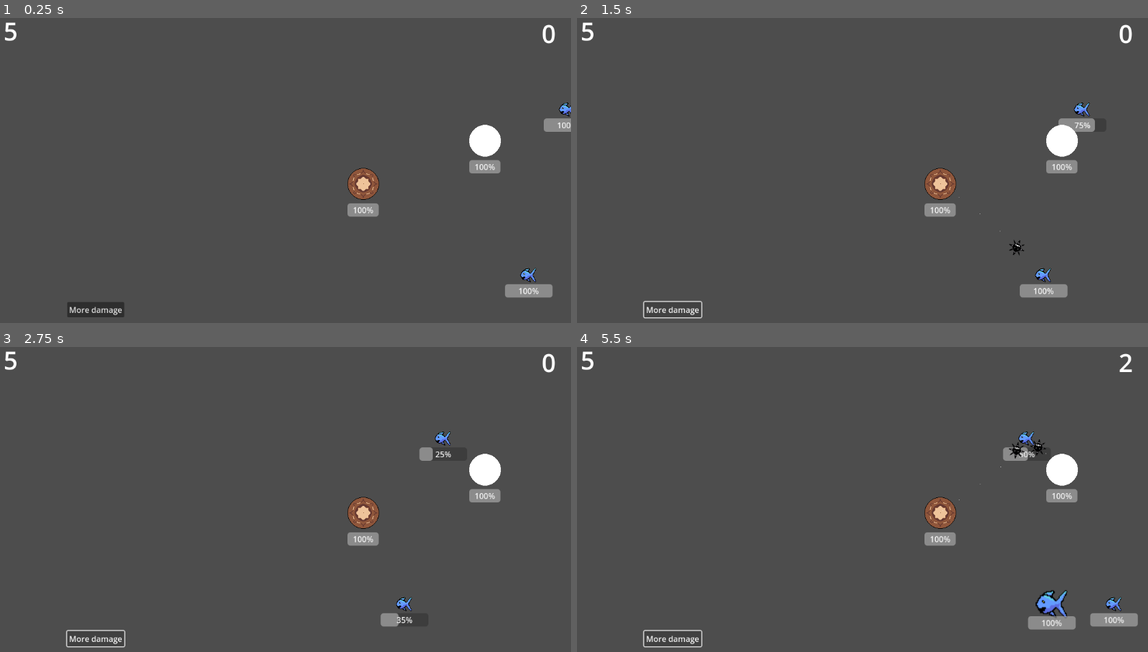
Above: before the commit, frames 1-4 (two rows, left to right).
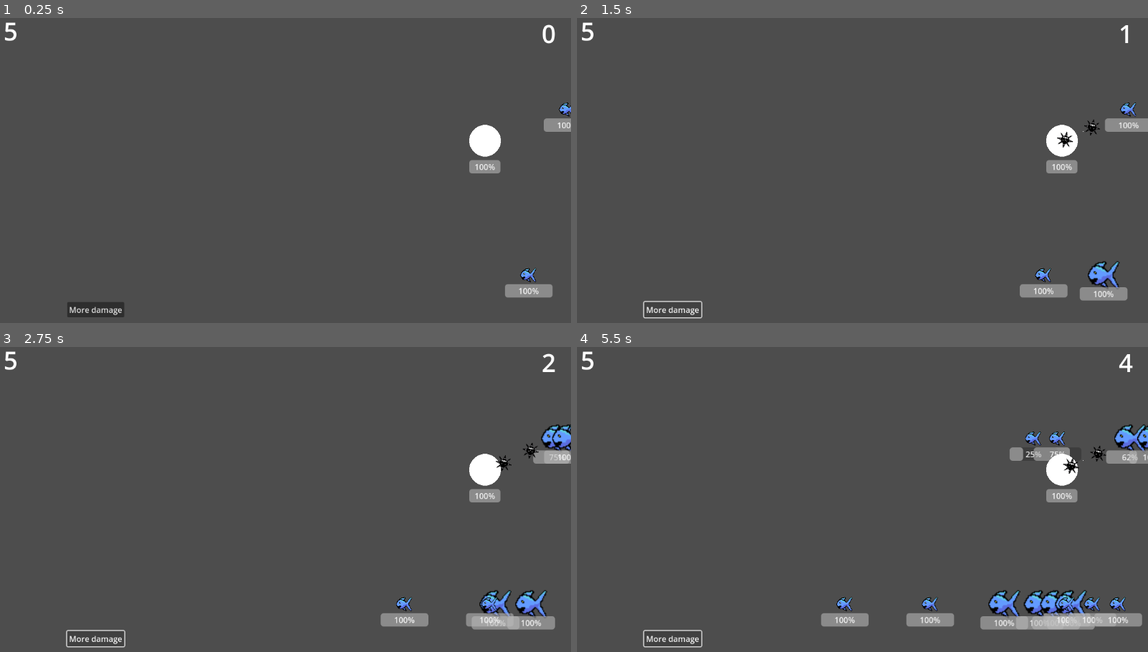
Above: after the commit, the same moments.

Repository: macmist/godot-game
Game: Godot game, scene res://Assets/Scenes/main.tscn
The game is run twice, just before and just after one commit, with the same random seed, the same clock (stepped at 60 frames per second) and the same inputs.
Inputs:
- Up to frame 1 (0.25 s): no input
- Up to frame 2 (1.5 s): click "More damage" at 0.5 s; click "More damage" at 1.25 s
- Up to frame 3 (2.75 s): click "More damage" at 2 s
- Up to frame 4 (5.5 s): no input

The runs differ from the first frame. In frame 1, 0.7% of the frame differs, in the area x 60-67%, y 49-66%; in frame 2, 2.3%; in frame 3, 3.3%; in frame 4, 5.3%, in the area x 42-100%, y 2-93%.

Commit message:
chore: make projectile disappear if target is dead

Diff:
--- a/Assets/Scenes/fast_tower.tscn
+++ b/Assets/Scenes/fast_tower.tscn
@@ -31,7 +31,7 @@
 
 [node name="Timer" type="Timer" parent="."]
 unique_name_in_owner = true
-wait_time = 0.76
+wait_time = 0.147
 
 [node name="HealthBar" type="ProgressBar" parent="."]
 unique_name_in_owner = true
--- a/Assets/Scenes/main.tscn
+++ b/Assets/Scenes/main.tscn
@@ -1,8 +1,7 @@
-[gd_scene load_steps=9 format=3 uid="uid://bcrumdffnv42y"]
+[gd_scene load_steps=8 format=3 uid="uid://bcrumdffnv42y"]
 
 [ext_resource type="Script" path="res://Assets/Scripts/Game.gd" id="1_36kkw"]
 [ext_resource type="PackedScene" uid="uid://co3ynvlxmm6tb" path="res://Assets/Scenes/fish.tscn" id="1_msv38"]
-[ext_resource type="PackedScene" uid="uid://f8fa6b5crkbx" path="res://Assets/Scenes/Tower.tscn" id="2_efg45"]
 [ext_resource type="Script" path="res://Assets/Scripts/spawner.gd" id="3_d1gso"]
 [ext_resource type="PackedScene" uid="uid://dv40brg3w8yhg" path="res://Assets/Scenes/big_fish.tscn" id="4_motp3"]
 [ext_resource type="Script" path="res://Assets/Scripts/fish_grinder.gd" id="6_auern"]
@@ -15,13 +14,11 @@
 position = Vector2(0, 1)
 script = ExtResource("1_36kkw")
 
-[node name="Tower" parent="." instance=ExtResource("2_efg45")]
-position = Vector2(734, 345)
-parent_for_projectiles = NodePath("..")
-
 [node name="Spawner" type="Marker2D" parent="." groups=["destroy_on_game_over"]]
 position = Vector2(1169, 195)
 script = ExtResource("3_d1gso")
+spawn_interval_min = 0.4
+spawn_interval_max = 1.0
 items = Array[PackedScene]([ExtResource("4_motp3"), ExtResource("1_msv38")])
 
 [node name="FishGrinder" type="Area2D" parent="."]
@@ -73,6 +70,8 @@
 [node name="Spawner2" type="Marker2D" parent="." groups=["destroy_on_game_over"]]
 position = Vector2(1091, 529)
 script = ExtResource("3_d1gso")
+spawn_interval_min = 0.5
+spawn_interval_max = 1.0
 items = Array[PackedScene]([ExtResource("4_motp3"), ExtResource("1_msv38")])
 
 [node name="Tower2" parent="." instance=ExtResource("7_fb4nm")]
@@ -83,5 +82,4 @@
 [connection signal="body_entered" from="FishGrinder" to="." method="_on_fish_detector_body_entered"]
 [connection signal="body_entered" from="FishGrinder" to="FishGrinder" method="_on_body_entered"]
 [connection signal="pressed" from="CanvasLayer/Power" to="." method="_on_power_pressed"]
-[connection signal="pressed" from="CanvasLayer/Power" to="Tower" method="_on_power_pressed"]
 [connection signal="fish_died" from="Spawner2" to="." method="_on_spawner_fish_died"]
--- a/Assets/Scripts/projectile.gd
+++ b/Assets/Scripts/projectile.gd
@@ -6,11 +6,17 @@
 @export var damage: float = 25
 @export var target: Fish
 
+
 func _process(delta: float) -> void:
+	# todo: this makes the projectiles homing. Would be nice to have some that goes in straight lines
+	# or some other fun behaviours
 	if target and is_instance_valid(target):
 		var direction = (target.global_position - global_position).normalized()
 		look_at(target.position)
 		position += direction * speed * delta
+	else:
+		# todo: make projectile continue and disappear after x time or when it touches something else
+		queue_free()
 
 
 func _on_area_2d_body_entered(body: Node2D) -> void:
@@ -18,4 +24,3 @@
 		if body.has_method("take_damage"):
 			body.take_damage(damage)
 			queue_free()
-	pass # Replace with function body.
Not shown, changed: README.md
